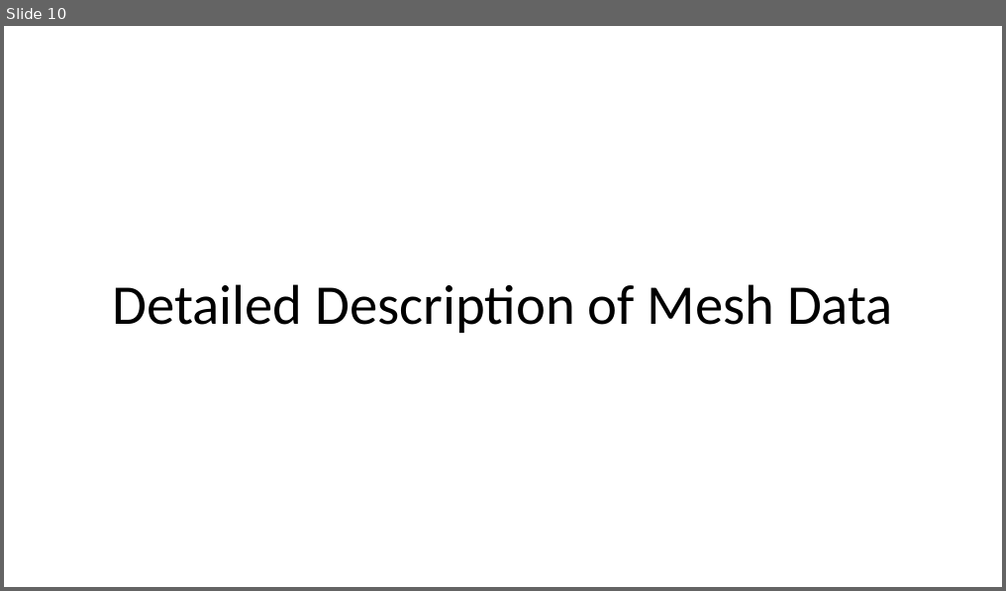
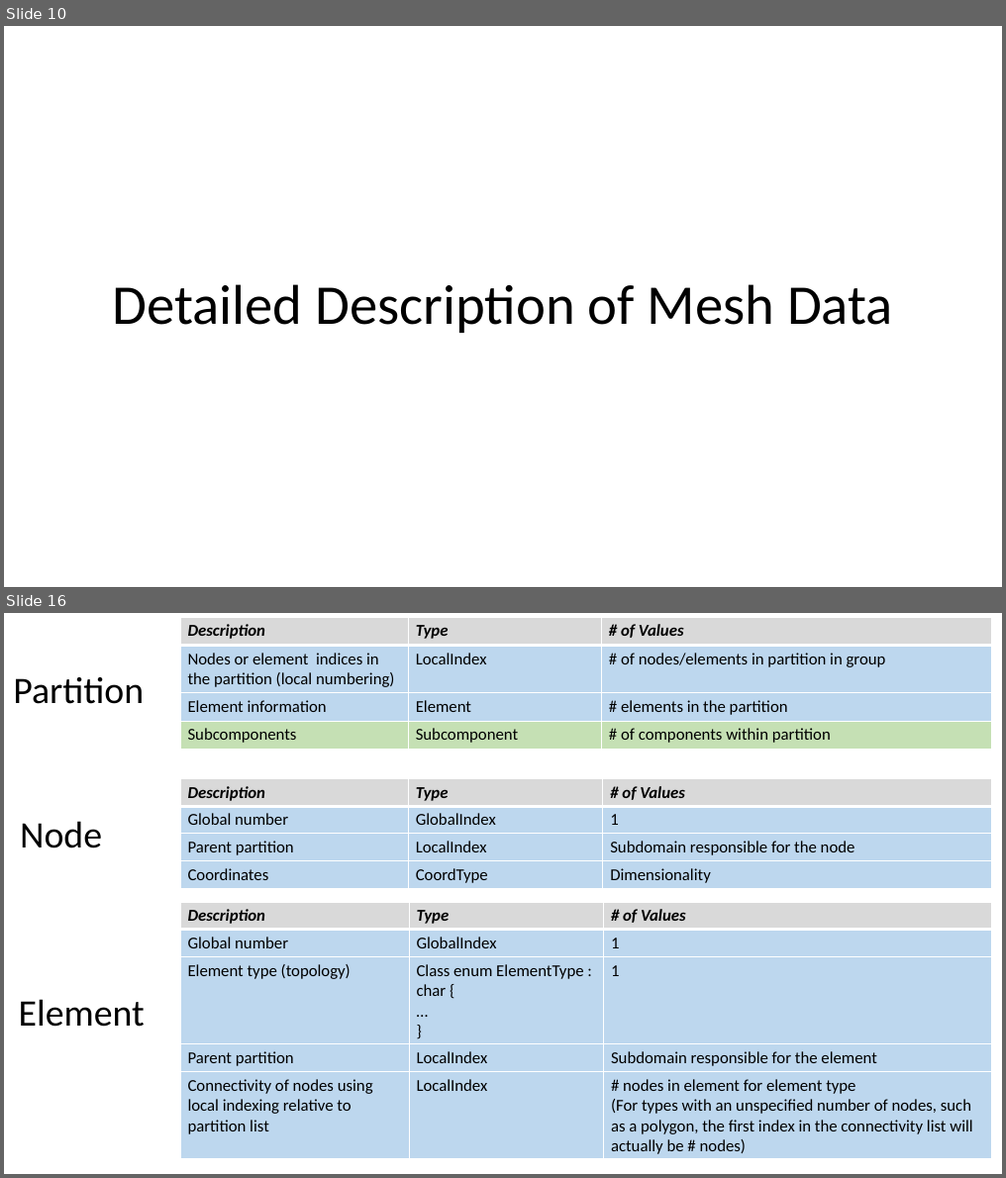
Before and after one commit to afrl/sheff-fea-io, a slide deck: docs/FormatSpecification.pptx. Shown one above the other, each under a label of ours: slide 10 before the commit, slides 10 and 16 after it; the slides between them are not shown. The pictures are 1006x591 and 1006x1178 pixels, drawn with LibreOffice and Linux fonts; fonts in the diff are those of the drawing. Boxes give left, top, right and bottom in pixels: in the first picture for what was removed or moved away, otherwise in the second. Text is boxed around its words. In the diff, an @@ line names an element or a change of style, - is before the commit and + after.

```diff
--- a/docs/FormatSpecification.pptx
+++ b/docs/FormatSpecification.pptx
@@ slide 16 added at <box>4,613,1002,1174</box>, background #FFFFFF @@
@@ table added at <box>180,617,992,747</box>, 4 rows, 3 columns @@
+Description | Type | # of Values
+Nodes or element indices in the partition (local numbering) | LocalIndex | # of nodes/elements in partition in group
+Element information | Element | # elements in the partition
+Subcomponents | Subcomponent | # of components within partition
@@ text added at <box>13,677,144,704</box>, 36 pt, text #000000 @@
+Partition
@@ table added at <box>180,778,992,888</box>, 4 rows, 3 columns @@
+Description | Type | # of Values
+Global number | GlobalIndex | 1
+Parent partition | LocalIndex | Subdomain responsible for the node
+Coordinates | CoordType | Dimensionality
@@ text added at <box>20,821,102,849</box>, 36 pt, text #000000 @@
+Node
@@ table added at <box>180,902,992,1158</box>, 5 rows, 3 columns @@
+Description | Type | # of Values
+Global number | GlobalIndex | 1
+Element type (topology) | Class enum ElementType : char { / … / } | 1
+Parent partition | LocalIndex | Subdomain responsible for the element
+Connectivity of nodes using local indexing relative to partition list | LocalIndex | # nodes in element for element type / (For types with an unspecified number of nodes, such as a polygon, the first index in the connectivity list will actually be # nodes)
@@ text added at <box>19,999,145,1027</box>, 36 pt, text #000000 @@
+Element
```
Also in this commit, not shown: 4 slides changed, 1 other slide added, 2 slides removed, 8 other files.
